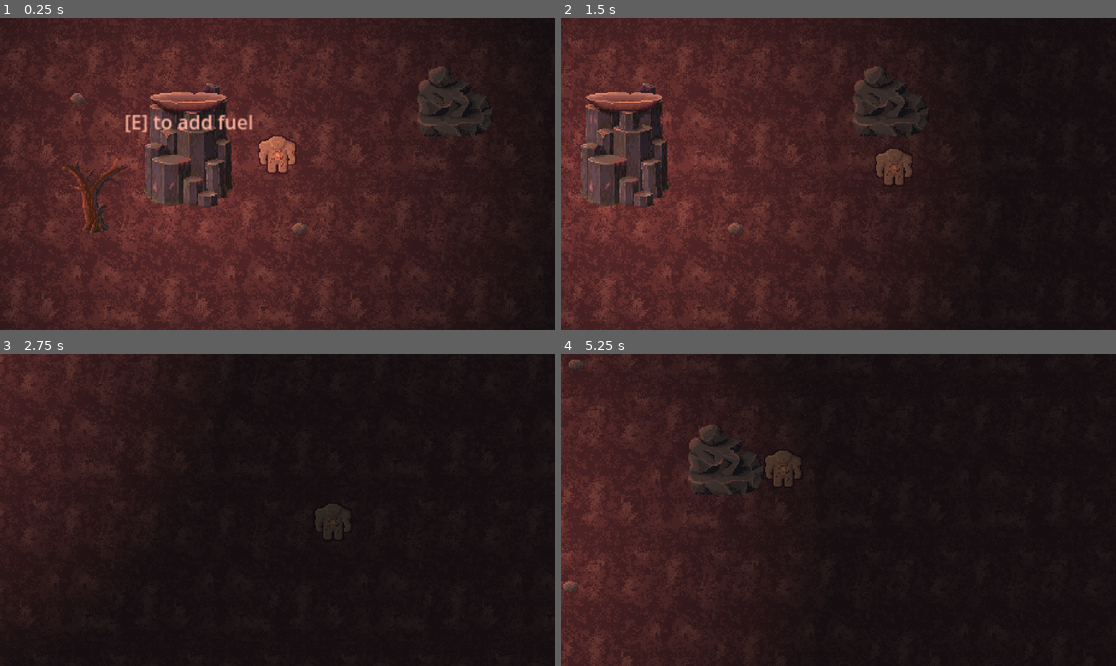
Above: before the commit, frames 1-4 (two rows, left to right).
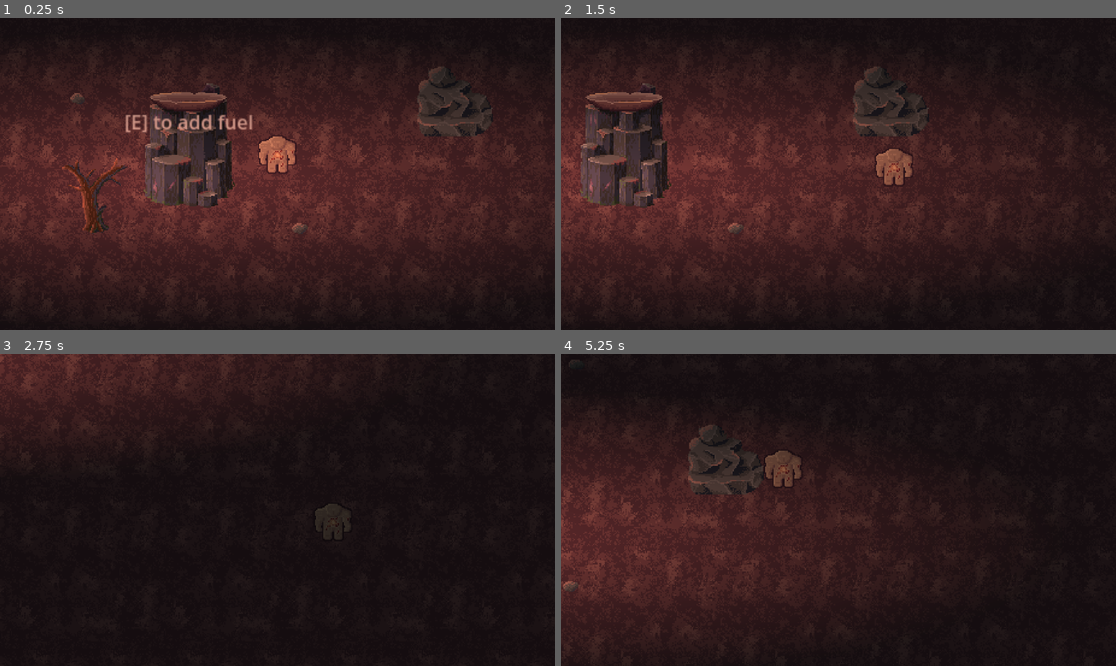
Above: after the commit, the same moments.

Repository: ShadowDragon5/eclipse
Game: Godot game, scene res://scenes/world.tscn
Two runs of this game, one before a commit and one after it. Both use one fixed random seed, a clock stepped at 60 frames per second and the inputs below.
Inputs (mouse positions are in pixels of both pictures, inside the frame that each line leads up to):
- Up to frame 1 (0.25 s): no input
- Up to frame 2 (1.5 s): tap Enter at 0.5 s; move the mouse to (960, 158) at 0.52 s; hold Right (ui_right) 0.53-1.28 s; hold E (interact) 0.53-1.28 s; click (960, 158) at 0.67 s; move the mouse to (727, 189) at 1.27 s; hold Down (ui_down) from 1.28 s (still down); tap E (interact) at 1.35 s
- Up to frame 3 (2.75 s): move the mouse to (333, 441) at 2.02 s; release Down (ui_down) at 2.03 s; hold Right (ui_right) from 2.03 s (still down); hold E (interact) from 2.03 s (still down)
- Up to frame 4 (5.25 s): move the mouse to (810, 572) at 2.77 s; release Right (ui_right) at 2.78 s; release E (interact) at 2.78 s; hold Up (ui_up) 2.78-3.53 s; tap E (interact) at 2.85, 4.35 s; click (810, 572) at 2.92 s; move the mouse to (1005, 556) at 3.52 s; hold E (interact) 3.53-4.28 s; hold Left (ui_left) 3.53-5.03 s; move the mouse to (672, 463) at 4.27 s; move the mouse to (866, 510) at 5.02 s; hold Down (ui_down) from 5.03 s (still down); hold E (interact) from 5.03 s (still down); click (866, 510) at 5.17 s

The runs differ from the first frame. In frame 1, 33% of the frame differs, in the area x 0-100%, y 0-100%; in frame 2, 28%; in frame 3, 5.9%; in frame 4, 13%.

Commit message:
Update brazier.tscn
light scale adjusted

Diff:
--- a/scenes/objects/brazier.tscn
+++ b/scenes/objects/brazier.tscn
@@ -70,7 +70,7 @@
 shape = SubResource("CircleShape2D_gtl83")
 
 [node name="PointLight2D" type="PointLight2D" parent="."]
-scale = Vector2(10, 10)
+scale = Vector2(16, 4)
 color = Color(0.913239, 0.546676, 0.451014, 1)
 texture = SubResource("GradientTexture2D_yt5m3")
 
